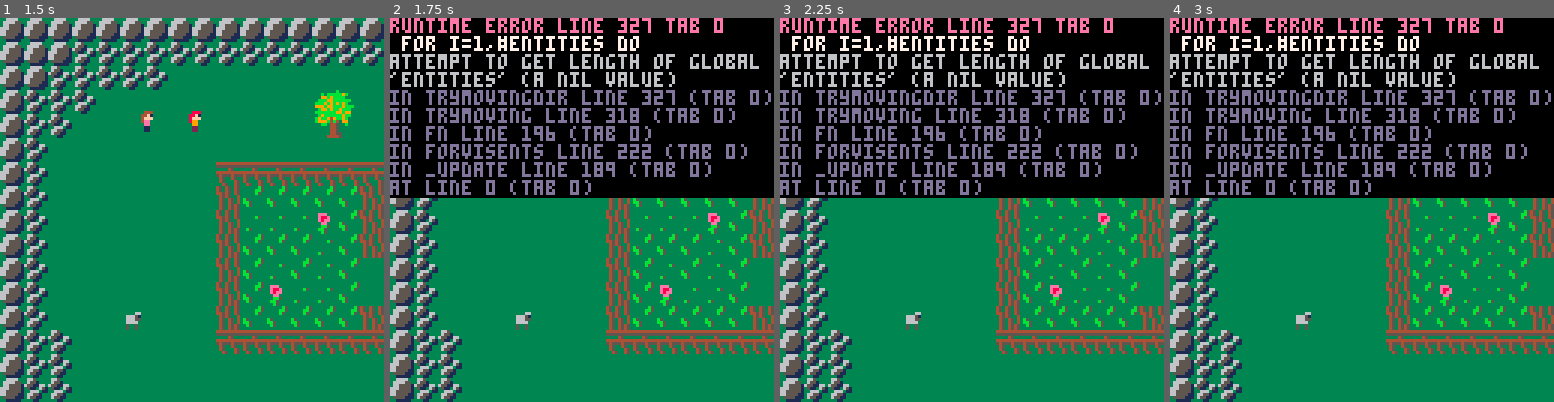
Above: before the commit, frames 1-4 (left to right).
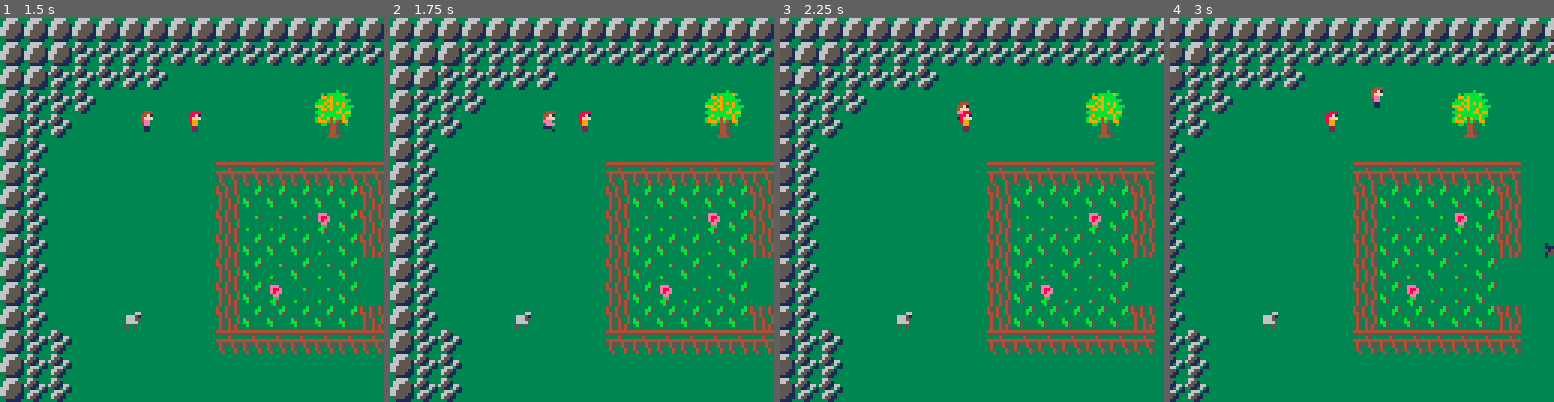
Above: after the commit, the same moments.

Repository: sdegutis/shepherdgame.com
Game: PICO-8 cartridge sheep.p8
Same seed, same stepped clock (60 frames per second), same inputs: the game is played once before the commit and once after it.
Inputs:
- Up to frame 1 (1.5 s): no input
- Up to frame 2 (1.75 s): hold Right from 1.6 s (still down)
- Up to frame 3 (2.25 s): release Right at 2.1 s; hold Up from 2.15 s (still down)
- Up to frame 4 (3 s): release Up at 2.42 s; hold Right from 2.47 s (still down)

Frame 1 is identical in both runs. In frame 2, 46% of the frame differs, in the area x 0-100%, y 0-47%; in frame 3, 60%; in frame 4, 62%, in the area x 0-100%, y 0-100%.
Error before the commit: runtime error line 327 tab 0; for i=1,#entities do; attempt to get length of global 'entities' (a nil value)

Commit message:
Hmm ok that's a super weird bug.

Diff:
--- a/sheep.p8
+++ b/sheep.p8
@@ -327,6 +327,7 @@
 end
 
 function trymovingdir(e,x,y)
+	do return end
 	for i=1,#entities do
 		local e2 = entities[i]
 		if collided(e,e2) then
